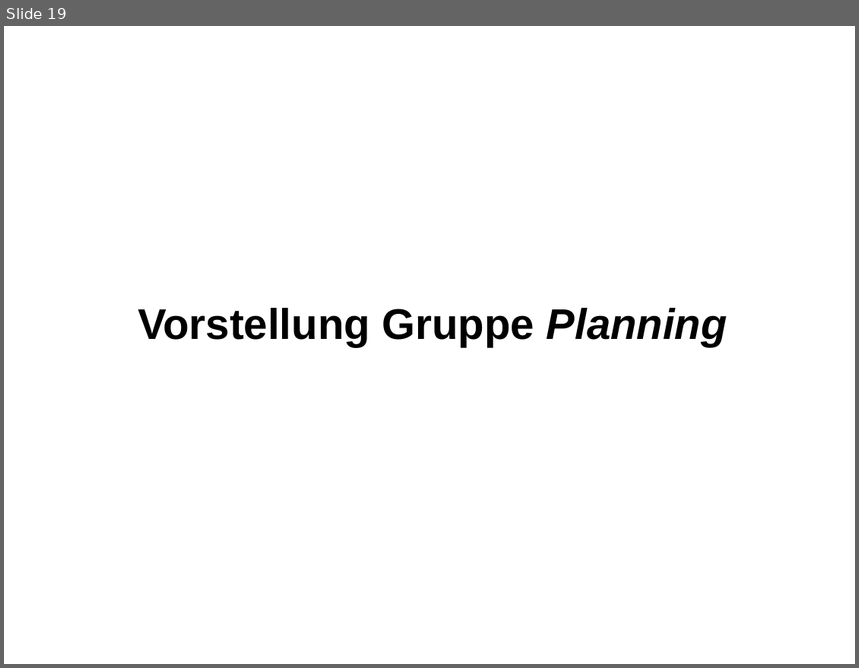
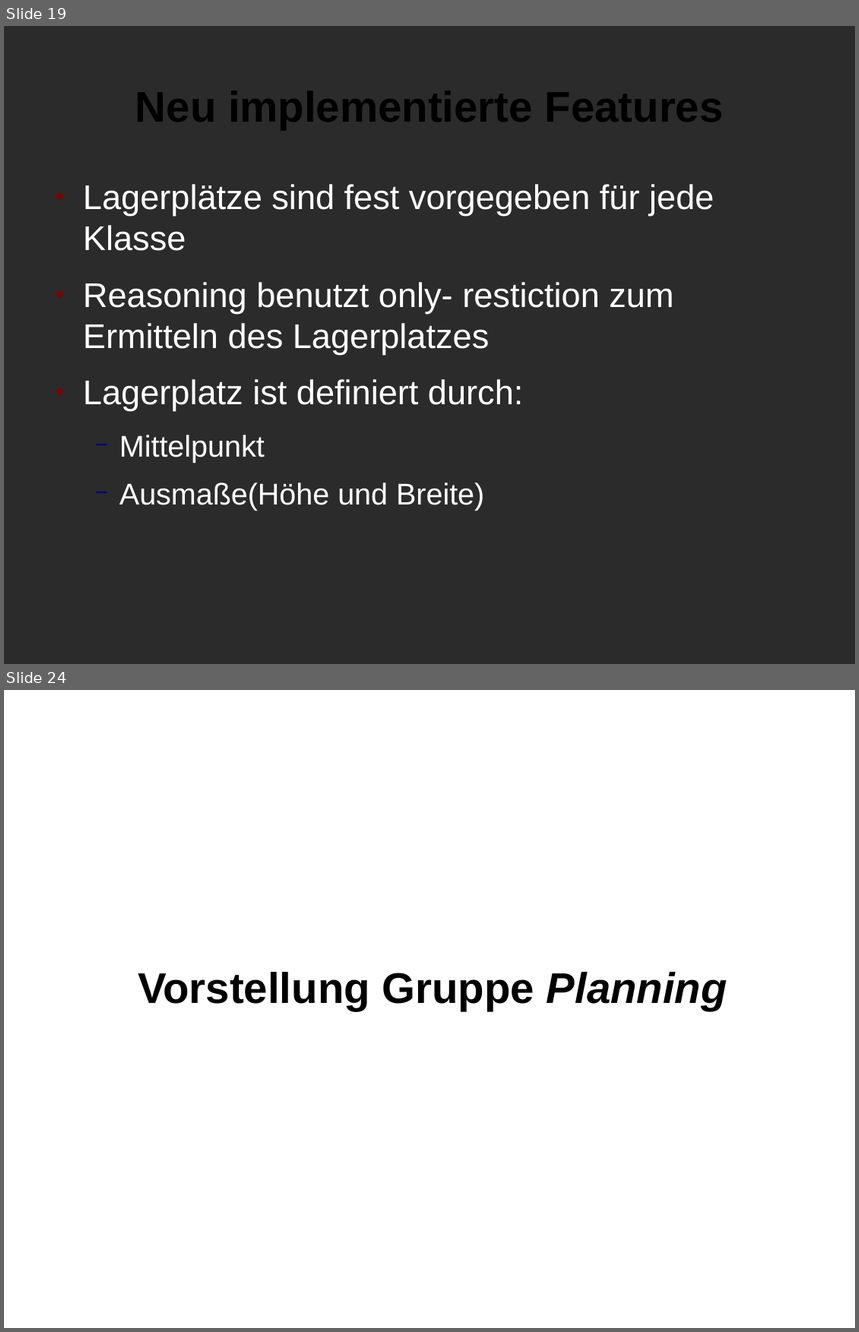
Before and after one commit to K8lcx63/suturo, a slide deck: demo_meilenstein_2/Präsentation.odp. Shown one above the other, each under a label of ours: slide 19 before the commit, slides 19 and 24 after it; the slides between them are not shown. The pictures are 859x668 and 859x1332 pixels, drawn with LibreOffice and Linux fonts; fonts in the diff are those of the drawing; background and template pictures are left out; a plain dark background stands for a picture behind light text. Boxes give left, top, right and bottom in pixels: in the first picture for what was removed or moved away, otherwise in the second. Text is boxed around its words. In the diff, an @@ line names an element or a change of style, - is before the commit and + after.

```diff
--- a/demo_meilenstein_2/Präsentation.odp
+++ b/demo_meilenstein_2/Präsentation.odp
@@ slide 19 added at <box>4,26,855,664</box>, background picture (left out) @@
@@ title added at <box>135,91,724,129</box>, 40 pt, text #000000, bold @@
+Neu implementierte Features
@@ text added at <box>83,184,714,511</box>, 32 pt, text #FFFFFF @@
+● Lagerplätze sind fest vorgegeben für jede Klasse
+● Reasoning benutzt only- restiction zum Ermitteln des Lagerplatzes
+● Lagerplatz ist definiert durch:
+  − Mittelpunkt
+  − Ausmaße(Höhe und Breite)
@@ what was slide 19 is now slide 24 @@
```
Also in this commit, not shown: 2 slides changed, 4 other slides added.
